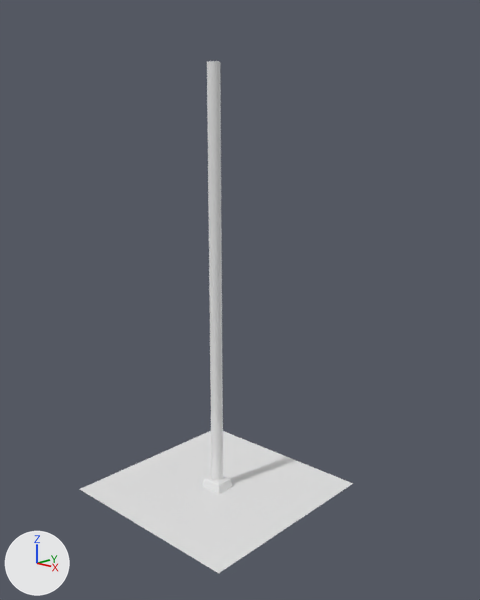
Two versions of the Blender file gamedev-environments/streetlight.blend, one commit apart.
The view is the same before and after, from a 50 mm camera at (4.4, -4.42, 3.51) aimed at (-0.27, 0.64, 1.82). Arrows for +X, +Y and +Z are at lower left; the lights stay in place.
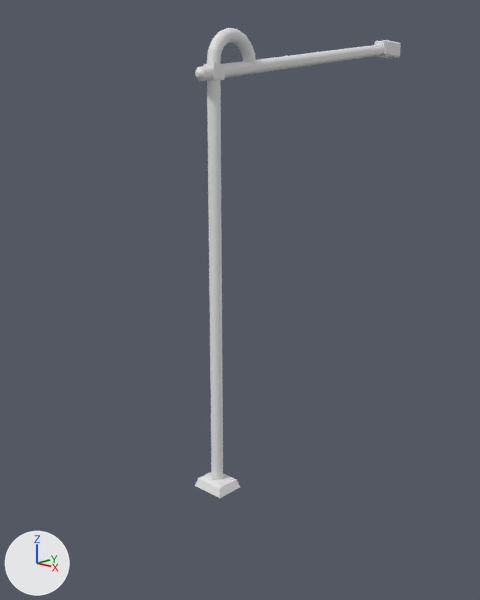
The edits, one by one:
Mesh me_cylinder_003 is new.
It has 96 vertices, 74 faces and spans x -0.06..0.06, y -0.06..0.06, z -1.5..1.5.
Mesh me_cube is new.
It has 33 vertices, 34 faces and spans x -0.085..0.085, y -0.085..0.085, z -0.085..0.085.
Mesh me_cylinder_002_1 is new.
It has 288 vertices, 266 faces and spans x -0.06..0.06, y -0.06..0.54, z -0.02..4.33.
Mesh me_cube_005 is new.
It is a box spanning x -0.1..0.1, y -0.1..0.1, z -0.1..0.1.
Object 'Plane' (ob_plane) is deleted.
Object 'Cube' (ob_cube) is rescaled from (1.23, 1.0, 0.5) to (1.84, 1.5, 0.5).
Object 'Cylinder.001' (ob_cylinder_001) is deleted.
Object 'Lightbox' (ob_lightbox) is new; it shows me_cube.
Its parent is ob_lamp_arm.
Its matrix parent inverse is Matrix(((1.0, 0.0, 0.0, -0.00121), (0.0, 0.154, -0.988, 4.016), (0.0, 0.988, 0.154, -1.915), (0.0, 0.0, 0.0, 1.0))).
Its location is (-0.000876, 2.923, 4.513).
Its scale is (1.0, 2.19, 1.0).
Object 'Lamp Arm' (ob_lamp_arm) is new; it shows me_cylinder_003.
Its location is (0.0, 1.27, 4.26).
Its rotation in degrees is (-81, 0, 0).
Object 'Lamp Post' (ob_lamp_post) is new; it shows me_cylinder_002_1.
Its location is (0.0, 0.0, 0.13).
Object 'Lamp Joiner' (ob_lamp_joiner) is new; it shows me_cube_005.
Its location is (0.0, 0.0, 4.07).
Its scale is (0.668, 0.668, 0.668).

Location of each change, (x1, y1, x2, y2) in pixels of the pictures (480 x 600 px):
'Plane', deleted: before (80, 431, 353, 573)
'Lamp Post', added: after (207, 28, 256, 480)
'Cylinder.001', deleted: before (207, 61, 223, 480)
'Lamp Arm', added: after (195, 44, 384, 81)
'Cube', rescaled (44% wider, 35% taller): before (202, 475, 233, 494); after (195, 472, 240, 498)
'Lightbox', added: after (374, 40, 401, 58)
'Lamp Joiner', added: after (203, 63, 225, 80)
